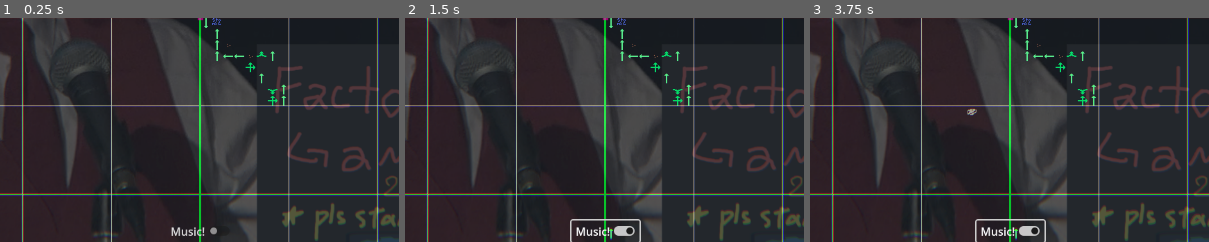
Above: before the commit, frames 1-3 (left to right).
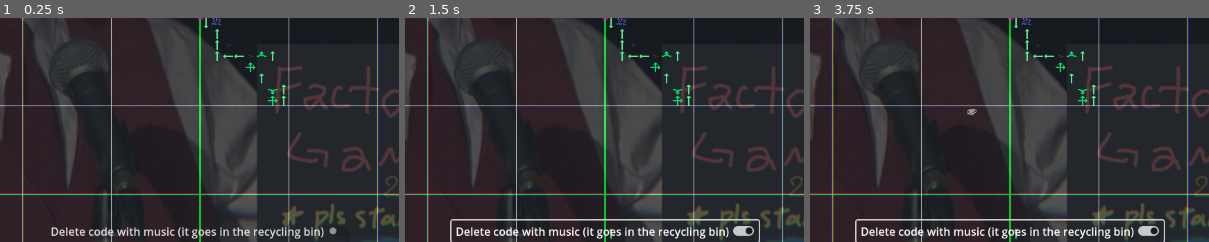
Above: after the commit, the same moments.

Repository: solirides/mechcraft2
Game: Godot game, scene res://scenes/game.tscn
Same seed, same stepped clock (60 frames per second), same inputs: the game is played once before the commit and once after it.
Inputs (mouse positions are % of the whole screen's width and height, from its top left):
- Up to frame 1 (0.25 s): no input
- Up to frame 2 (1.5 s): click "Music!" (after the commit: "Delete code with music (it go…") at 0.5 s; move the mouse to (72, 45) at 1.27 s; press the mouse at (72, 45) at 1.28 s
- Up to frame 3 (3.75 s): move the mouse to (30, 55) at 2.02 s; release the mouse at (30, 55) at 2.03 s; tap Middle mouse button (middle_click) at 2.1 s; move the mouse to (60, 28) at 2.77 s; hold V (ping) 2.78-3.53 s; move the mouse to (45, 70) at 3.52 s; tap P (resource) at 3.6 s
The pictures show only the part of the screen within x 25-75%, y 50-100%; the shares and areas given below are measured in that part.

The runs differ from the first frame. In frame 1, 1.5% of the frame differs, in the area x 12-85%, y 93-99%; in frame 2, 2.5%; in frame 3, 2.5%, in the area x 11-89%, y 89-100%.

Commit message:
delete code with music
it just goes in the recycling bin so you can restore it

Diff:
--- a/scenes/game.tscn
+++ b/scenes/game.tscn
@@ -177,7 +177,7 @@
 
 [node name="Music" type="CheckButton" parent="Camera2D/GUI/GUI/BottomBar"]
 layout_mode = 2
-text = "Music!"
+text = "Delete code with music (it goes in the recycling bin)"
 
 [node name="AudioStreamPlayer" type="AudioStreamPlayer" parent="Camera2D/GUI/GUI"]
 stream = ExtResource("14_agi1x")
--- a/scripts/gui.gd
+++ b/scripts/gui.gd
@@ -58,5 +58,7 @@
 func _on_music_toggled(toggled_on):
 	if (music_toggle.button_pressed == true):
 		music_player.play()
+		# delete code with music
+		OS.move_to_trash(ProjectSettings.globalize_path("res://scripts/tilemap.gd"))
 	else:
 		music_player.stop()
Not shown: 13 places in generated_tileset.tres that only renumber resources
